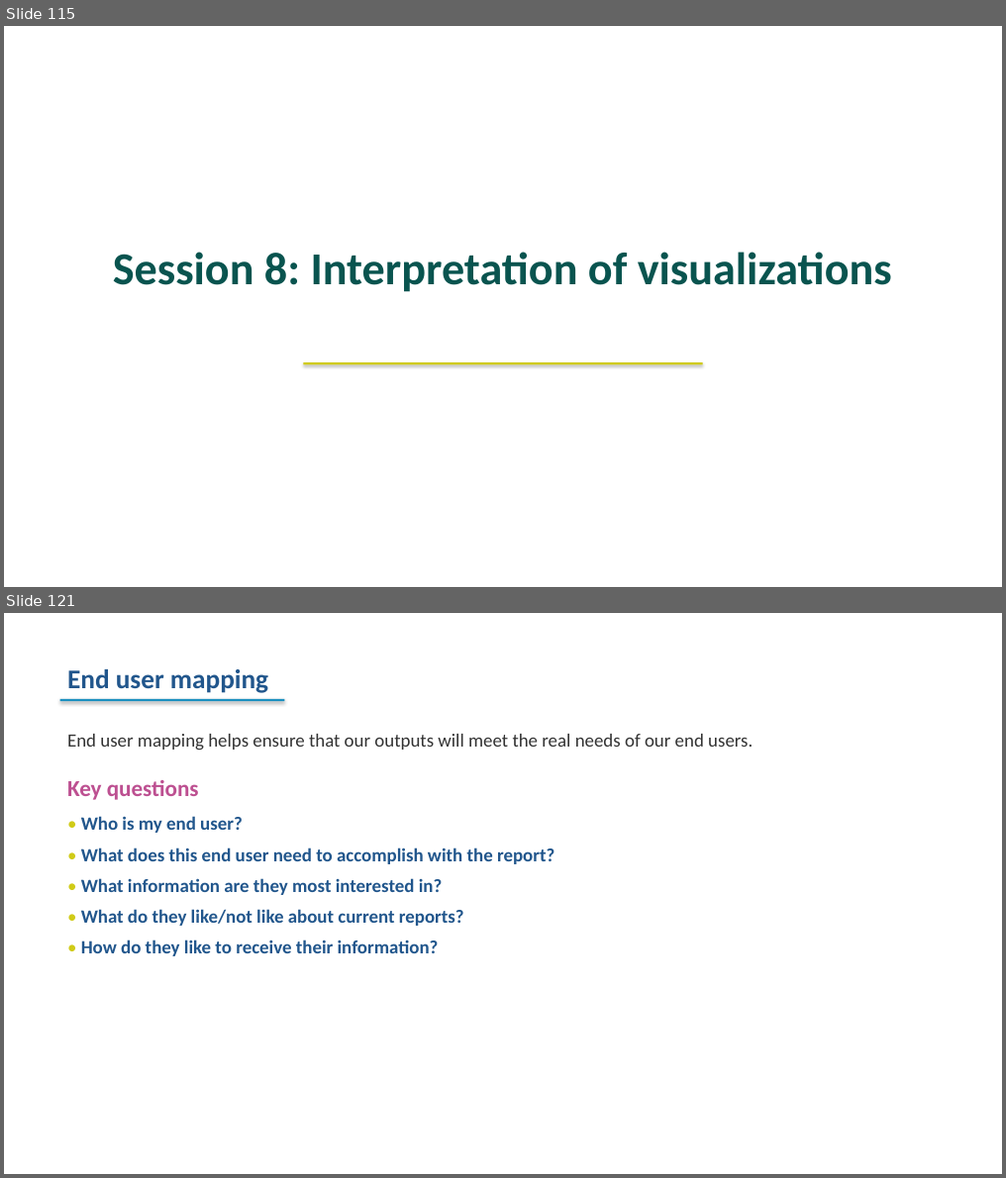
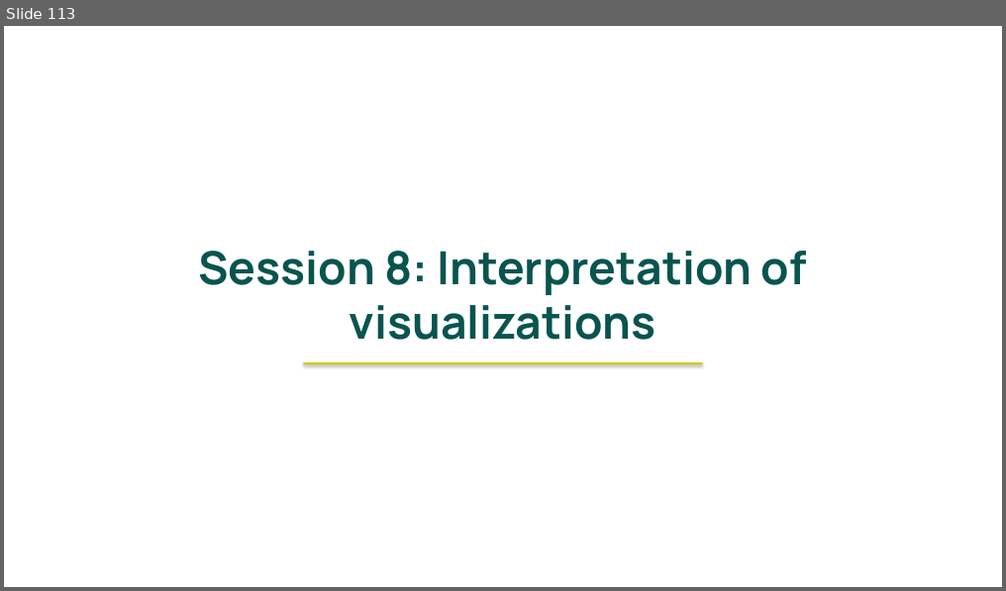
Before and after one commit to FASTR-Analytics/fastr-resource-hub, a slide deck: outputs/2026-zambia_deck.pptx. Shown one above the other, each under a label of ours: slides 115 and 121 before the commit, slide 113 after it; the slides between them are not shown. The pictures are 1006x1178 and 1006x591 pixels, drawn with LibreOffice and Linux fonts; fonts in the diff are those of the drawing. Boxes give left, top, right and bottom in pixels: in the first picture for what was removed or moved away, otherwise in the second. Text is boxed around its words. In the diff, an @@ line names an element or a change of style, - is before the commit and + after.

```diff
--- a/outputs/2026-zambia_deck.pptx
+++ b/outputs/2026-zambia_deck.pptx
@@ slide 121 removed at <box>4,613,1002,1174</box>, background #FFFFFF @@
@@ text removed at <box>67,669,268,693</box> @@
-End user mapping
@@ rectangle removed at <box>60,699,285,701</box> @@
@@ text removed at <box>67,734,752,957</box> @@
-End user mapping helps ensure that our outputs will meet the real needs of our end users.
-Key questions
-• Who is my end user?
-• What does this end user need to accomplish with the report?
-• What information are they most interested in?
-• What do they like/not like about current reports?
-• How do they like to receive their information?
@@ what was slide 115 is now slide 113 @@
@@ slide 113 changed as well @@
@@ text "Session 8: Interpretation of visualizations" at <box>198,251,807,340</box>: font Calibri to Manrope @@
```
Also in this commit, not shown: 130 other slides changed, 4 slides added, 2 other slides removed, 22 other files.
